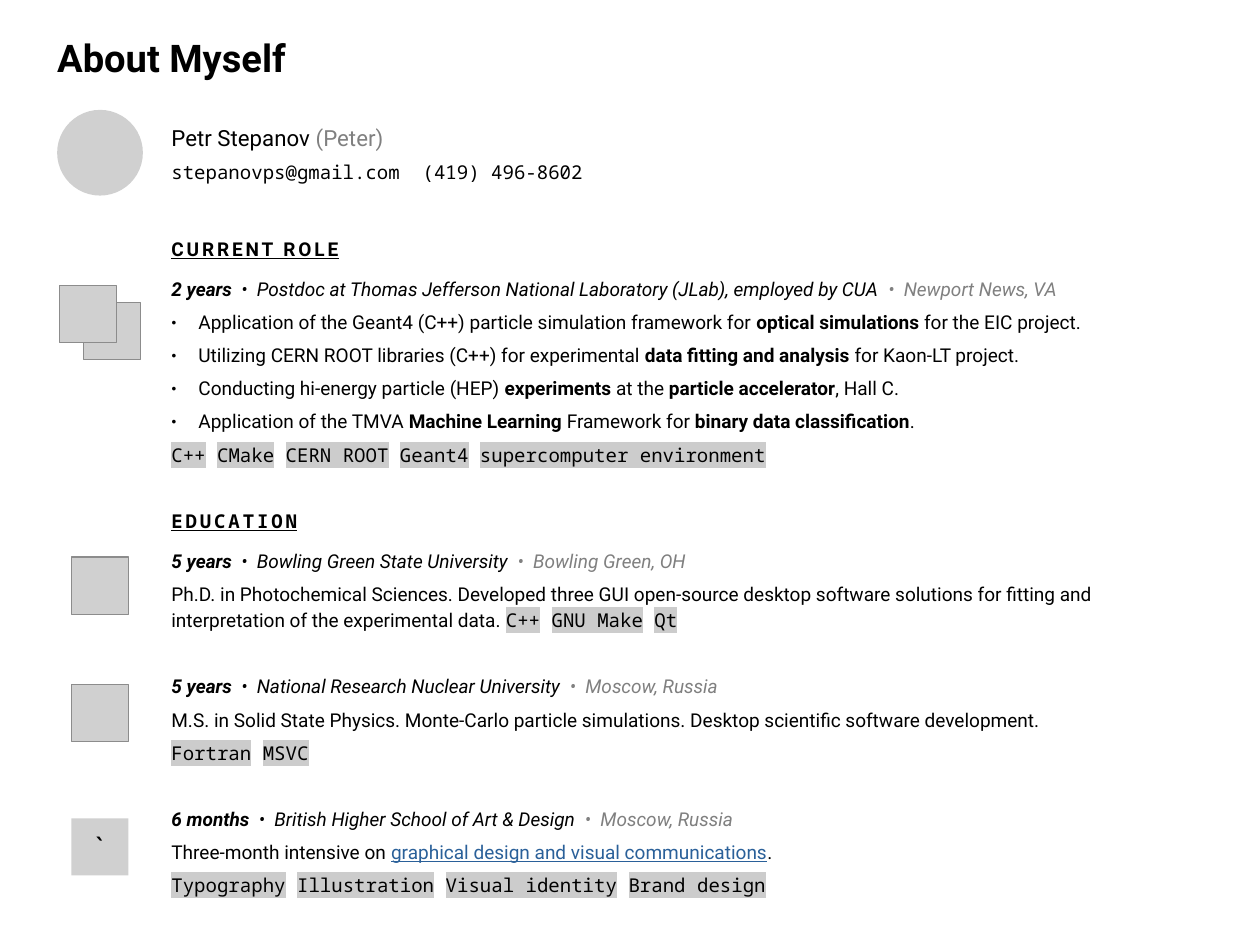
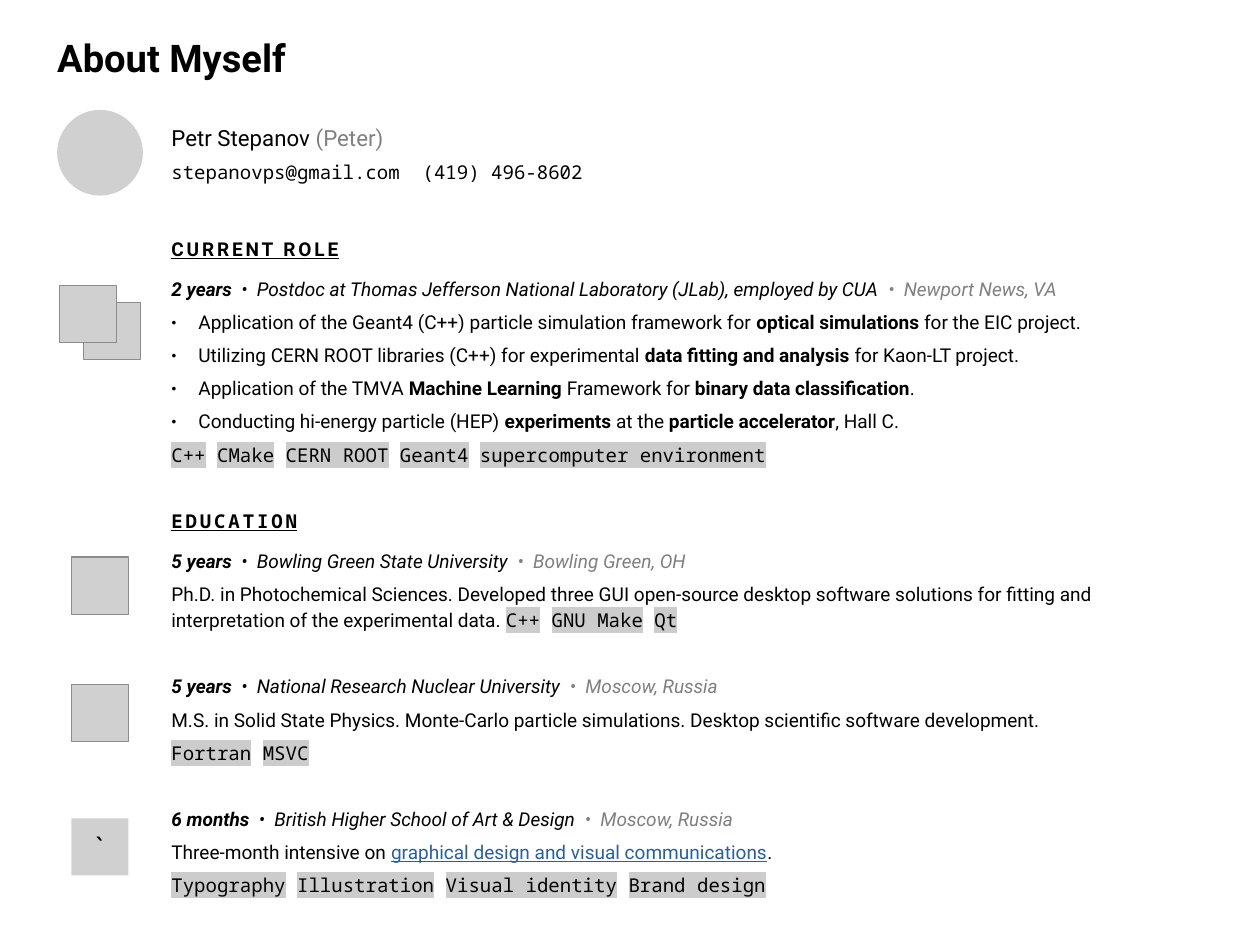
Before and after one commit to petrstepanov/petrstepanov.github.io, a slide deck: slide 1 of static/presentations/about-me-ms-2022.odp. Drawn at 1260x945 pixels with LibreOffice and Linux fonts; fonts in the diff are those of the drawing; grey boxes stand for pictures. Boxes give left, top, right and bottom in pixels: in the first picture for what was removed or moved away, otherwise in the second. Text is boxed around its words. In the diff, an @@ line names an element or a change of style, - is before the commit and + after.

```diff
--- a/static/presentations/about-me-ms-2022.odp
+++ b/static/presentations/about-me-ms-2022.odp
@@ text at [198,380,915,399]: paragraph added @@
+● Application of the TMVA Machine Learning Framework for binary data classification.
@@ text at [198,413,915,432]: paragraph removed @@
-● Application of the TMVA Machine Learning Framework for binary data classification.
```
Also in this commit, not shown: 1 other slide changed, 3 other files.
